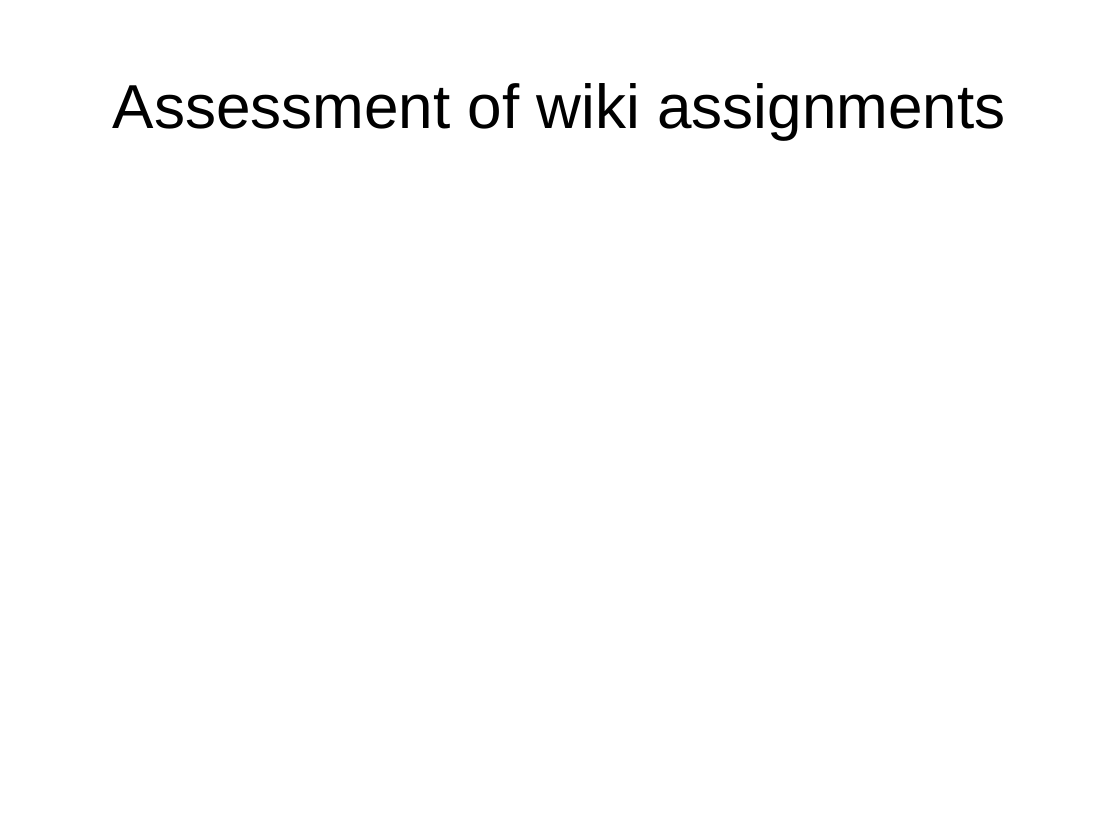
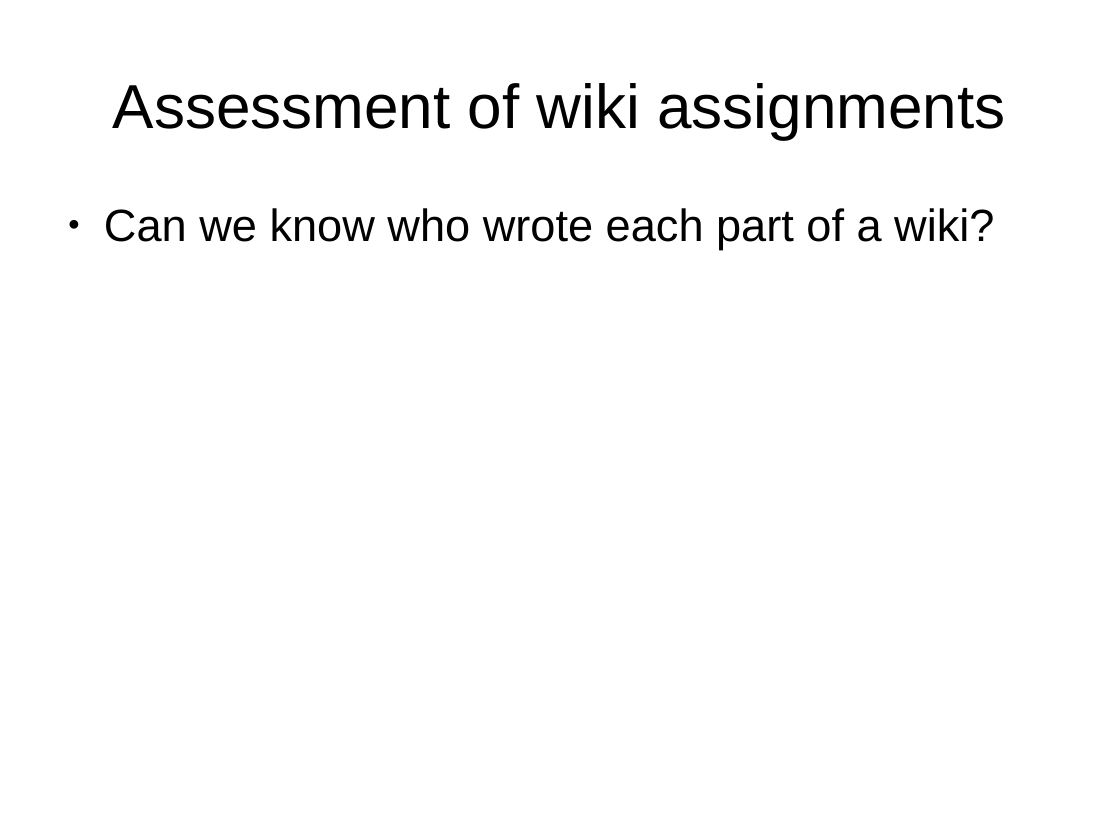
Before and after one commit to DrPantera/wikis4education, a slide deck: slide 9 of brunel-2014/wiki-assessment.odp (slide 5 before the commit). Drawn at 1120x840 pixels with LibreOffice and Linux fonts; fonts in the diff are those of the drawing. Boxes give left, top, right and bottom in pixels: in the first picture for what was removed or moved away, otherwise in the second. Text is boxed around its words. In the diff, an @@ line names an element or a change of style, - is before the commit and + after.

```diff
--- a/brunel-2014/wiki-assessment.odp
+++ b/brunel-2014/wiki-assessment.odp
@@ text added at bbox=[104, 208, 994, 250], 32 pt, text #000000 @@
+● Can we know who wrote each part of a wiki?
```
Also in this commit, not shown: 2 other slides changed, 31 slides added, 5 slides removed.
